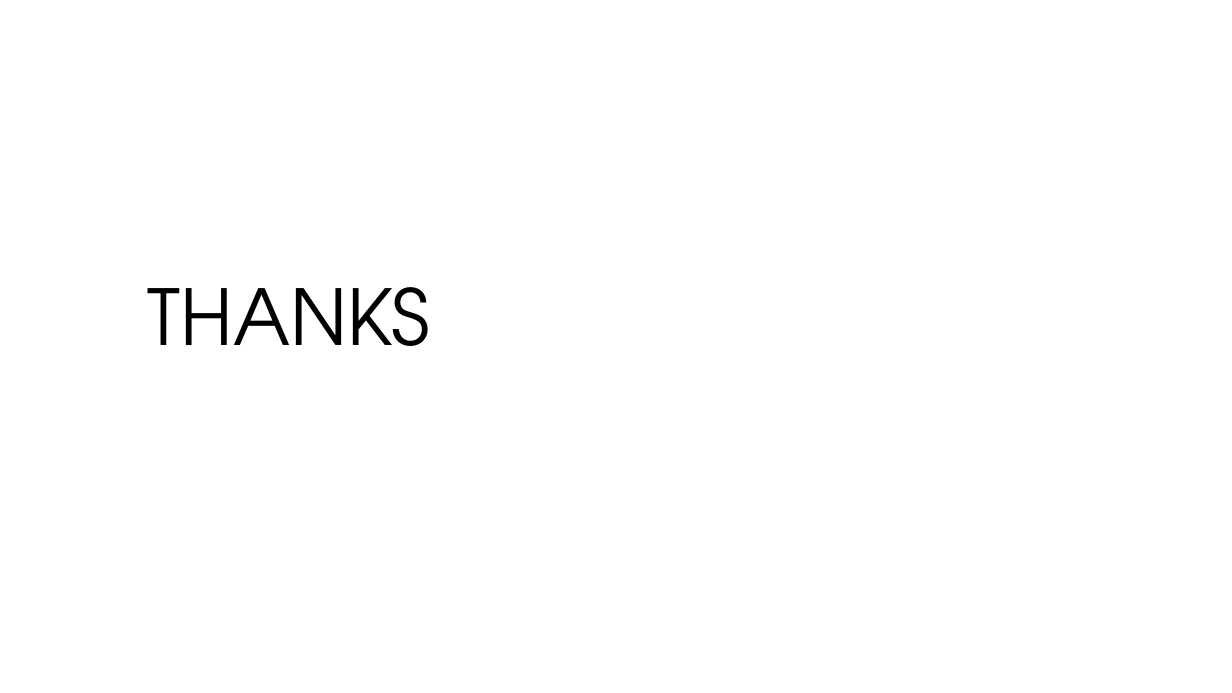
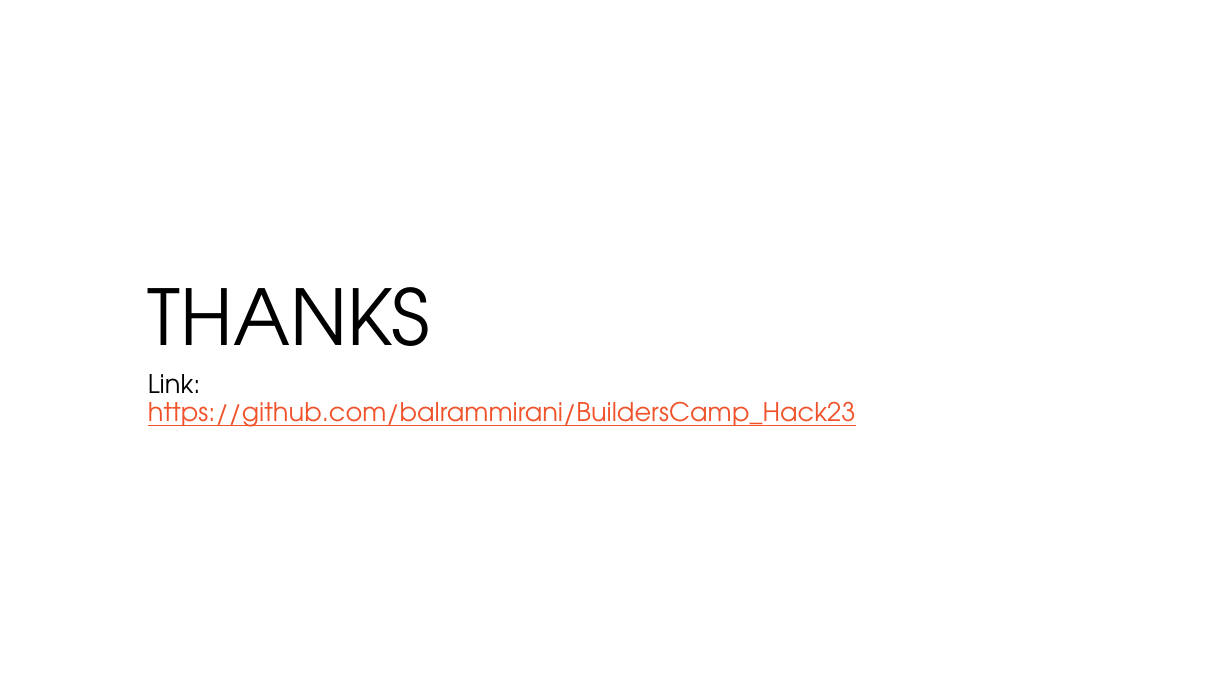
Before and after one commit to balrammirani/BuildersCamp_Hack23, a slide deck: slide 9 of Managing Churn.pptx. Drawn at 1232x693 pixels with LibreOffice and Linux fonts; fonts in the diff are those of the drawing; background and template pictures are left out. Boxes give left, top, right and bottom in pixels: in the first picture for what was removed or moved away, otherwise in the second. Text is boxed around its words. In the diff, an @@ line names an element or a change of style, - is before the commit and + after.

```diff
--- a/Managing Churn.pptx
+++ b/Managing Churn.pptx
@@ subtitle added at (148, 374, 856, 427), 20 pt, text #F0532B, underline @@
+Link: https://github.com/balrammirani/BuildersCamp_Hack23
```
